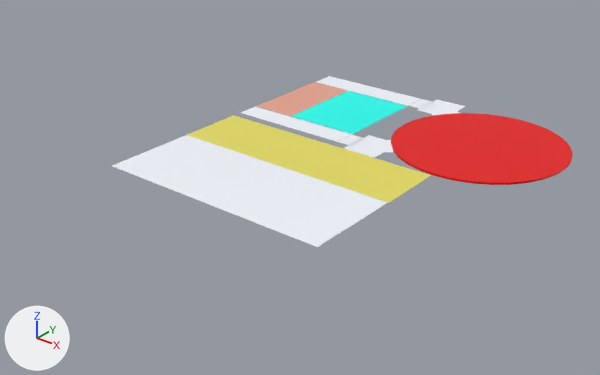
An edit to the Blender file Assets/Prefabs/DomeAssets/VR Blender/DomeandCorn.blend, drawn before and after from the same camera.
One viewpoint serves both versions: a 50 mm lens placed at (68810.0, -89669.0, 39501.0), pointed at (15136.0, -22577.0, -2096.0). Lighting does not change. The marker at lower left points along +X, +Y and +Z. The first picture is the older version.

The scene before the commit, as lines of its bpy script (objects in view):
```python
ob_circle = bpy.data.objects.new('Circle', me_circle)
ob_circle.location = (27511.0, -3002.0, -214.0)
ob_circle.scale = (10800.0, 10800.0, 10800.0)
ob_ground_004 = bpy.data.objects.new('Ground.004', me_cube_011)
ob_ground_004.location = (6440.0, -3341.0, 0.0)
ob_ground_004.scale = (-1410.0, -6470.0, -2.76)
ob_ground_005 = bpy.data.objects.new('Ground.005', me_cube_012)
ob_ground_005.location = (6440.0, -18651.0, 0.0)
ob_ground_005.scale = (-4260.0, -4360.0, -2.76)
ob_ground_006 = bpy.data.objects.new('Ground.006', me_cube_013)
ob_ground_006.location = (369.0, -27323.0, 0.0)
ob_ground_006.scale = (-1410.0, -4360.0, -2.76)
ob_ground_009 = bpy.data.objects.new('Ground.009', me_cube_023)
ob_ground_009.location = (15910.0, -11547.0, 0.0)
ob_ground_009.scale = (-753.0, -2690.0, -2.76)
ob_ground_014 = bpy.data.objects.new('Ground.014', me_cube_026)
ob_ground_014.location = (15910.0, 5229.0, 0.0)
ob_ground_014.scale = (-753.0, -2690.0, -2.76)
# also in view: 'Ground.001' at (5321.0, -11536.0, 0.0); 'Ground.002' at (296.0, -3332.0, 0.0); 'Ground.008' at (5321.0, 5013.0, 0.0)
```
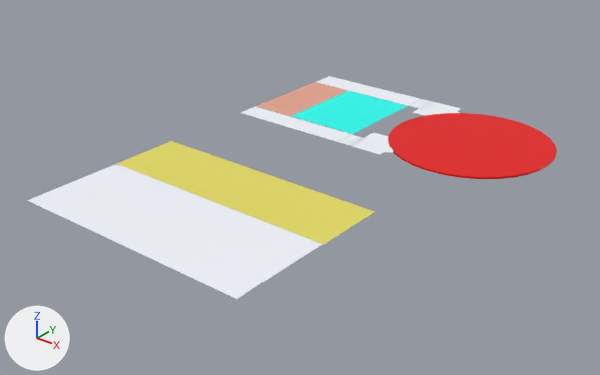
The change, as a list of edits to the scene's bpy script:
```text
Change ob_ground_005:
    ob_ground_005.location: (6440.0, -18651.0, 0.0) -> (6440.0, -29937.0, 0.0)
Change ob_ground_006:
    ob_ground_006.location: (369.0, -27323.0, 0.0) -> (369.0, -38610.0, 0.0)
Change ob_circle:
    ob_circle.location: (27511.0, -3002.0, -214.0) -> (26275.0, -3002.0, -214.0)
    ob_circle.scale: (10800.0, 10800.0, 10800.0) -> (10100.0, 10100.0, 10100.0)
Change ob_ground_014:
    ob_ground_014.location: (15910.0, 5229.0, 0.0) -> (15910.0, 4098.0, 0.0)
Change ob_ground_009:
    ob_ground_009.location: (15910.0, -11547.0, 0.0) -> (15910.0, -10392.0, 0.0)
```

Pixel boxes (x1, y1, x2, y2) of what changed, in the pictures (600 x 375 px):
'Ground.006', moved
    before: (112, 135, 388, 247)
    after: (27, 164, 322, 299)
'Ground.005', moved
    before: (187, 115, 431, 203)
    after: (116, 141, 375, 245)
'Circle', moved, rescaled (7% narrower, 8% shorter)
    before: (391, 113, 573, 185)
    after: (388, 113, 557, 179)
'Ground.009', moved
    before: (344, 135, 384, 158)
    after: (350, 133, 388, 155)
'Ground.014', moved
    before: (418, 100, 465, 114)
    after: (413, 102, 461, 116)
